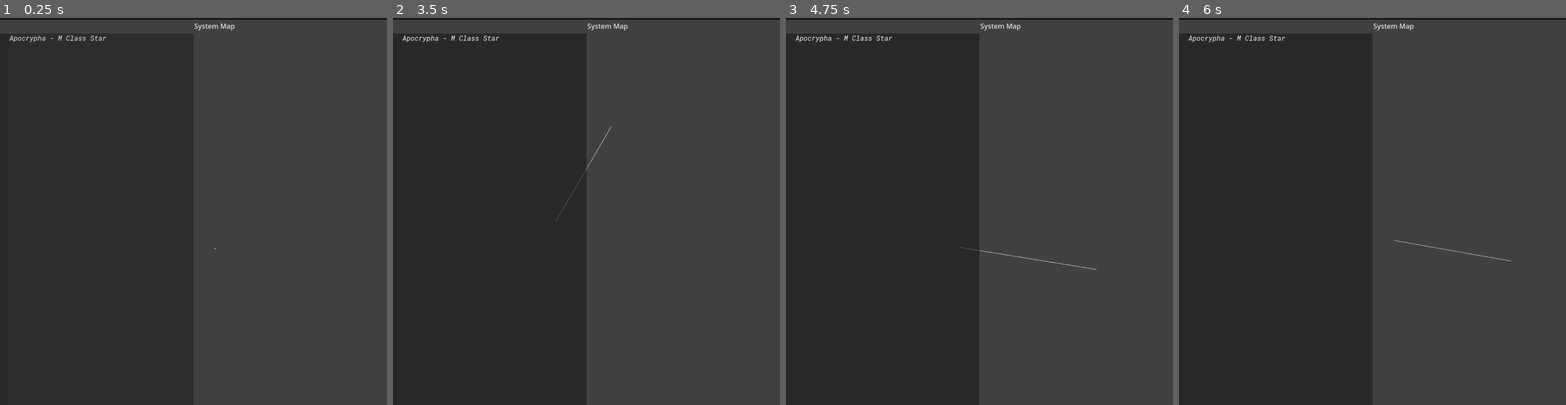
Above: before the commit, frames 1-4 (left to right).
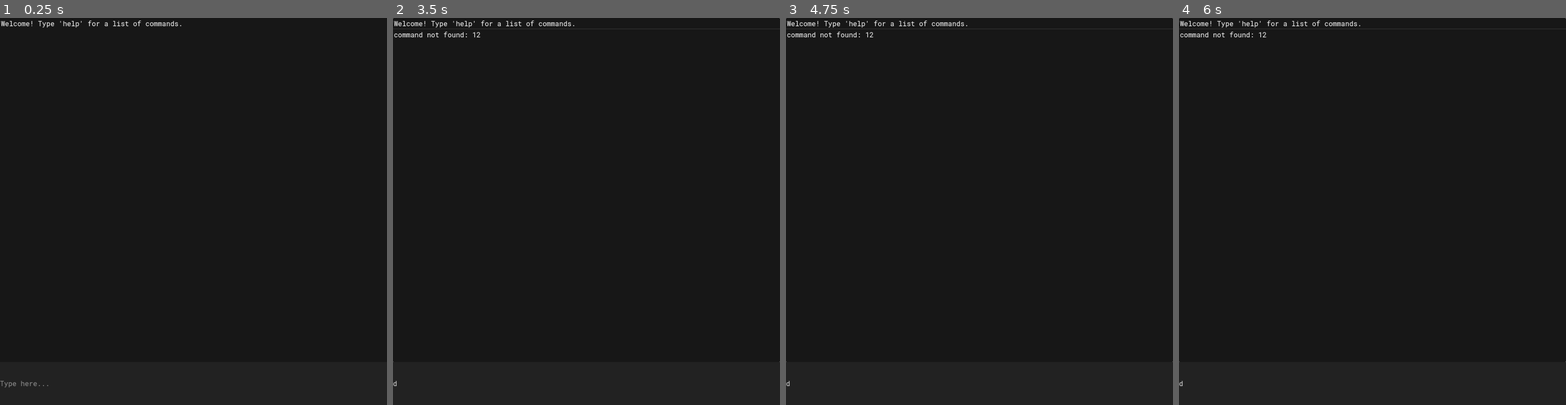
Above: after the commit, the same moments.

Repository: KermitGodFrog/Stellar-Cartography
Game: Godot game, scene res://Scenes/Game Master/gameMaster.tscn
The game is run twice, just before and just after one commit, with the same random seed, the same clock (stepped at 60 frames per second) and the same inputs.
Inputs (mouse positions are in pixels of both pictures, inside the frame that each line leads up to):
- Up to frame 1 (0.25 s): no input
- Up to frame 2 (3.5 s): click (586, 381) at 0.52 s; type "12" at 0.6 s; tap Enter at 1.25 s; move the mouse to (671, 192) at 1.27 s; press the mouse at (671, 192) at 1.28 s; hold D (right) 1.28-2.03 s; right-click (671, 192) at 1.55 s; tap Space at 2 s; move the mouse to (509, 230) at 2.02 s; release the mouse at (509, 230) at 2.03 s; hold S (down) 2.03-2.78 s; right-click (509, 230) at 2.1 s; click (509, 230) at 2.3 s; move the mouse to (625, 126) at 2.77 s; press the mouse at (625, 126) at 2.78 s; hold D (right) from 2.78 s (still down); right-click (625, 126) at 3.05 s
- Up to frame 3 (4.75 s): tap Enter at 3.5 s; move the mouse to (960, 288) at 3.52 s; release D (right) at 3.53 s; release the mouse at (960, 288) at 3.53 s; hold W (up) 3.53-4.28 s; right-click (960, 288) at 3.6 s; click (960, 288) at 3.8 s; move the mouse to (1095, 269) at 4.27 s; hold A (left) from 4.28 s (still down); hold Right mouse button (right_mouse) from 4.28 s (still down); tap Q (zoom_in) at 4.35 s
- Up to frame 4 (6 s): tap Space at 5 s; move the mouse to (1256, 153) at 5.02 s; release Right mouse button (right_mouse) at 5.03 s; tap E (zoom_out) at 5.1 s; click (1256, 153) at 5.3 s; move the mouse to (1391, 211) at 5.77 s; release A (left) at 5.78 s; press the mouse at (1391, 211) at 5.78 s; hold S (down) from 5.78 s (still down)

The runs differ from the first frame. In frame 1, 52% of the frame differs, in the area x 0-100%, y 0-100%; in frame 2, 52%; in frame 3, 52%; in frame 4, 52%.

Commit message:
Working sonar.

Diff:
--- /dev/null
+++ b/Data/Ping Display Helpers/normal.tres
@@ -0,0 +1,19 @@
+[gd_resource type="Resource" script_class="pingDisplayHelperAPI" load_steps=4 format=3 uid="uid://bnwugju4687eg"]
+
+[ext_resource type="Script" path="res://Data/pingDisplayHelperAPI.gd" id="1_l4vua"]
+
+[sub_resource type="Gradient" id="Gradient_aerku"]
+offsets = PackedFloat32Array(0, 0.5, 0.75, 1)
+colors = PackedColorArray(1, 1, 1, 1, 0.529412, 0.529412, 0.529412, 1, 0.470588, 0.470588, 0.470588, 1, 0.282353, 0.282353, 0.282353, 1)
+
+[sub_resource type="Curve" id="Curve_jmr78"]
+max_value = 5.0
+_data = [Vector2(0, 0.05), 0.0, 25.0, 0, 0, Vector2(0.25, 2.5), 0.0, 0.0, 0, 0, Vector2(1, 0.05), 0.0, 0.0, 0, 0]
+point_count = 3
+
+[resource]
+resource_local_to_scene = true
+script = ExtResource("1_l4vua")
+radius_curve = SubResource("Curve_jmr78")
+color_curve = SubResource("Gradient_aerku")
+max_time = 500.0
--- /dev/null
+++ b/Data/anomalyAPI.gd
@@ -0,0 +1,3 @@
+extends bodyAPI
+enum ANOMALY_TYPES {SPACE_WHALE_POD, LAGRANGE_CLOUD}
+var anomaly_type
--- a/Data/global_data.gd
+++ b/Data/global_data.gd
@@ -87,3 +87,6 @@
 		return conversion
 	else:
 		return str(number)
+
+func random_triangle_point(a, b, c):
+	return a + sqrt(randf()) * (-a + b + randf() * (c - b))
--- /dev/null
+++ b/Data/pingDisplayHelperAPI.gd
@@ -0,0 +1,24 @@
+extends Resource
+class_name pingDisplayHelperAPI
+
+var position: Vector2
+var current_radius: float
+@export var radius_curve: Curve
+var current_color: Color
+@export var color_curve: Gradient
+
+@export var max_time: float = 500.0
+var time: float = 0
+
+func resetTime():
+	time = max_time
+
+func updateTime(delta):
+	time = maxi(0, time - delta)
+	pass
+
+func updateDisplay():
+	var normalized_time = remap(time, 0, max_time, 1.0, 0.0)
+	if radius_curve: current_radius = radius_curve.sample(normalized_time)
+	if color_curve: current_color = color_curve.sample(normalized_time)
+	pass
--- a/Data/playerAPI.gd
+++ b/Data/playerAPI.gd
@@ -1,8 +1,9 @@
 extends Resource
 class_name playerAPI
 
-var position: Vector2 = Vector2(0,0)
-var target_position: Vector2 = Vector2(0,0)
+var position: Vector2 = Vector2.ZERO
+var target_position: Vector2 = Vector2.ZERO
+var slowdown: bool = true
 var current_star_system: starSystemAPI
 
 var speed: int = 1
@@ -13,10 +14,17 @@
 var jumps_remaining: int = 0
 
 func updatePosition(delta):
-	if not position.distance_to(target_position) < speed:
-		position += position.direction_to(target_position) * speed * delta
-	else:
-		position += position.direction_to(target_position) * position.distance_to(target_position) * delta
+	match slowdown:
+		true:
+			if not position.distance_to(target_position) < speed:
+				position += position.direction_to(target_position) * speed * delta
+			else:
+				position += position.direction_to(target_position) * position.distance_to(target_position) * delta
+		false:
+			if not position.distance_to(target_position) < (speed * delta):
+				position += position.direction_to(target_position) * speed * delta
+			else:
+				position = target_position
 	pass
 
 func setTargetPosition(pos: Vector2):
--- a/Data/starSystemAPI.gd
+++ b/Data/starSystemAPI.gd
@@ -10,7 +10,7 @@
 var bodies: Array[bodyAPI]
 var identifier_count: int = 1
 
-var time: int = 5000
+var time: int = 1000
 var post_gen_location_candidates: Array = []
 # ^^^ can be used for multiple passes of additional things, each pass removes used indexes from the array
 
@@ -124,6 +124,7 @@
 }
 
 func createRandomWeightedPrimaryHookStar():
+	randomize()
 	var star_type = global_data.weighted_pick(star_types, "weight")
 	var data = star_data.get(star_type)
 
@@ -138,6 +139,7 @@
 	return new_body
 
 func generateRandomWeightedBodies(hook_identifier: int):
+	randomize()
 	var hook = get_body_from_identifier(hook_identifier)
 	var remaining: Array = []
 
@@ -159,7 +161,9 @@
 				var belt_width = global_data.get_randf(hook.radius * 71, hook.radius * 645) #in solar radii. for reference, asteroid belt in the sol system is 215 solar radii
 				if new_distance > belt_width:
 					var belt_classification = global_data.weighted_pick(asteroid_belt_classifications, "weight")
-					addStationaryBody(identifier_count, str( …(323 unchanged characters)…
+					var new_belt = addStationaryBody(identifier_count, str( …(323 unchanged characters)…
+					if hook.is_star():
+						get_body_from_identifier(new_belt).is_known = true
 					continue
 
 			#PICKING PLANET CLASSIFICATION + DECIDING WHETHER TO SPAWN MOONS
@@ -239,6 +243,7 @@
 	pass
 
 func generateRandomWormholes(): #uses variables post_gen_location_candidates, destination_systems
+	randomize()
 	var spawn_systems = destination_systems.duplicate()
 	if previous_system:
 		spawn_systems.push_front(previous_system)
--- a/Scenes/Game/game.gd
+++ b/Scenes/Game/game.gd
@@ -42,7 +42,7 @@
 		#_on_switch_star_system(new)
 
 	createWorld()
-	world.createPlayer(1)
+	world.createPlayer(3)
 
 	#new game stuff
 	var new = _on_create_new_star_system(false)
@@ -88,8 +88,9 @@
 	system_3d.set("player_position", world.player.position)
 	pass
 
-func _on_update_player_target_position(pos: Vector2):
+func _on_update_player_target_position(pos: Vector2, slowdown: bool = true):
 	world.player.target_position = pos
+	world.player.slowdown = slowdown
 	print("SYSTEM MAP: UPDATING PLAYER TARGET POSITION: ", pos)
 	pass
 
@@ -133,15 +134,23 @@
 		if body:
 			body.is_known = true
 			if body.metadata.has("value"): world.player.current_value += body.metadata.get("value")
+			var sub_bodies = system.get_bodies_with_hook_identifier(id)
+			if sub_bodies:
+				for sub_body in sub_bodies:
+					if sub_body.is_asteroid_belt():
+						sub_body.is_known = true
 	pass
 
 func _on_add_console_item(text: String, bg_color: Color = Color.WHITE):
 	console_control.add_console_item(text, bg_color)
 	pass
 
-func _on_sonar_ping(dir: Vector2, length: int):
+func _on_sonar_ping(ping_width: int, ping_length: int, ping_direction: Vector2):
 	print("SONAR INTERFACE (DEBUG): PINGING")
+	system_map._on_sonar_ping(ping_width, ping_length, ping_direction)
 	pass
+
+
 
 func _on_system_map_popup():
 	$system_window.popup()
--- a/Scenes/Sonar Interface/sonar_interface.gd
+++ b/Scenes/Sonar Interface/sonar_interface.gd
@@ -1,27 +1,40 @@
 extends Control
 
-signal sonarPing(dir: Vector2, length: int)
+signal sonarPing(ping_width: int, ping_length: int)
 
+var ping_width: int
+var ping_length: int
 var ping_direction: Vector2 = Vector2.ZERO
-var ping_length: int
 
+var mouse_over_ping_button: bool = false
 var mouse_over_ui: bool = false
 
-@onready var ping_length_slider = $flow_container/ping_length_slider
+@onready var ping_width_slider = $flow_container/ping_width_slider
 
 func _physics_process(delta):
-	ping_length = ping_length_slider.value
+	if mouse_over_ping_button: mouse_over_ui = true
+	else: mouse_over_ui = false
 
+	ping_width = ping_width_slider.value
 
-
-	if Input.is_action_pressed("left_mouse") and not mouse_over_ui:
+	if Input.is_action_pressed("left_mouse") and owner.has_focus() and not mouse_over_ui:
 		ping_direction = get_screen_centre().direction_to(get_global_mouse_position())
 	queue_redraw()
 	pass
 
 func _draw():
-	var line = get_screen_centre() + ping_direction * 150.0
-	draw_arc(get_screen_centre(), 100, get_screen_centre().angle_to_point(line) + deg_to_rad(ping_length), get_screen_centre().angle_to_point(line) - deg_to_rad(ping_length), 100, Color.RED, 10)
+	ping_length = remap(ping_width, 5, 90, 300, 100)
+	var line = get_screen_centre() + ping_direction * ping_length
+
+	#draw_arc(get_screen_centre(), radii, get_screen_centre().angle_to_point(line) + deg_to_rad(ping_length), get_screen_centre().angle_to_point(line) - deg_to_rad(ping_length), 100, Color.WHITE, 2)
+	#draw_arc(get_screen_centre(), radii + 10, get_screen_centre().angle_to_point(line) + deg_to_rad(ping_length), get_screen_centre().angle_to_point(line) - deg_to_rad(ping_length), 100, Color.WHITE, 4)
+	#draw_arc(get_screen_centre(), radii + 20, get_screen_centre().angle_to_point(line) + deg_to_rad(ping_length), get_screen_centre().angle_to_point(line) - deg_to_rad(ping_length), 100, Color.WHITE, 8)
+
+	var a = get_screen_centre()
+	var b = line + Vector2(0,ping_width).rotated(get_screen_centre().angle_to_point(line))
+	var c = line + Vector2(0,-ping_width).rotated(get_screen_centre().angle_to_point(line))
+	var points: PackedVector2Array = [a,b,c]
+	draw_colored_polygon(points, Color.RED)
 	pass
 
 func get_screen_centre():
@@ -32,7 +45,7 @@
 	pass
 
 func _on_ping_button_pressed():
-	emit_signal("sonarPing", ping_direction, ping_length)
+	emit_signal("sonarPing", ping_width, ping_length, ping_direction)
 	pass
 
 
@@ -58,13 +71,10 @@
 
 
 
-
-
-func _on_flow_container_mouse_entered():
-	mouse_over_ui = true
+func _on_ping_button_mouse_entered():
+	mouse_over_ping_button = true
 	pass
 
-
-func _on_flow_container_mouse_exited():
-	mouse_over_ui = false
+func _on_ping_button_mouse_exited():
+	mouse_over_ping_button = false
 	pass
--- a/Scenes/Sonar Interface/sonar_interface.tscn
+++ b/Scenes/Sonar Interface/sonar_interface.tscn
@@ -7,6 +7,14 @@
 position = Vector2i(0, 36)
 size = Vector2i(1000, 1000)
 visible = false
+
+[node name="background" type="TextureRect" parent="."]
+texture_filter = 1
+anchors_preset = 15
+anchor_right = 1.0
+anchor_bottom = 1.0
+grow_horizontal = 2
+grow_vertical = 2
 
 [node name="sonar_control" type="Control" parent="."]
 layout_mode = 3
@@ -26,10 +34,10 @@
 layout_mode = 1
 anchors_preset = 9
 anchor_bottom = 1.0
-offset_right = 123.0
+offset_right = 64.0
 grow_vertical = 2
 
-[node name="ping_length_slider" type="HSlider" parent="sonar_control/flow_container"]
+[node name="ping_width_slider" type="HSlider" parent="sonar_control/flow_container"]
 layout_mode = 2
 min_value = 5.0
 max_value = 90.0
@@ -40,6 +48,6 @@
 text = "PING!"
 
 [connection signal="close_requested" from="." to="sonar_control" method="_on_sonar_window_close_requested"]
-[connection signal="mouse_entered" from="sonar_control/flow_container" to="sonar_control" method="_on_flow_container_mouse_entered"]
-[connection signal="mouse_exited" from="sonar_control/flow_container" to="sonar_control" method="_on_flow_container_mouse_exited"]
+[connection signal="mouse_entered" from="sonar_control/flow_container/ping_button" to="sonar_control" method="_on_ping_button_mouse_entered"]
+[connection signal="mouse_exited" from="sonar_control/flow_container/ping_button" to="sonar_control" method="_on_ping_button_mouse_exited"]
 [connection signal="pressed" from="sonar_control/flow_container/ping_button" to="sonar_control" method="_on_ping_button_pressed"]
--- a/Scenes/System 3D/system_3d.gd
+++ b/Scenes/System 3D/system_3d.gd
@@ -75,15 +75,13 @@
 						if not associated_body.metadata.has("value"): emit_signal("addConsoleItem", str("DISCOVERED BODY: ", associated_body.display_name), Color.DARK_GREEN)
 						elif associated_body.metadata.has("value"): emit_signal("addConsoleItem", str("DISCOVERED BODY: ", associated_body.display_name, " (est. value ", round(associated_body.metadata.get("value")), "c)"), Color.DARK_GREEN)
 
+	#this is broked because when you unlock a body by moving the camera target pos, the locked_body_identifier variable on this script remains the same - thereofore, it always displays that you are locked to a body
 	#setting locked_body_label text
 	#var body = system.get_body_from_identifier(locked_body_identifier)
 	#if body:
-		#if body.is_planet():
-			#locked_body_label.set_text(str("LOCKED: ", body.display_name, " (", body.metadata.get("planet_type"), " Planet) \n"))
-		#else:
-			#locked_body_label.set_text(str("LOCKED: ", "None"))
+		#locked_body_label.set_text(str("LOCKED: ", body.display_name.capitalize()))
 	#else:
-		#locked_body_label.set_text(str("LOCKED: ", "None"))
+		#locked_body_label.set_text("")
 	pass
 
 func spawnBodies():
--- a/Scenes/System 3D/system_3d.tscn
+++ b/Scenes/System 3D/system_3d.tscn
@@ -1,13 +1,23 @@
-[gd_scene load_steps=9 format=3 uid="uid://co52u63cyk220"]
+[gd_scene load_steps=11 format=3 uid="uid://co52u63cyk220"]
 
 [ext_resource type="Script" path="res://Scenes/System 3D/system_3d.gd" id="1_a351o"]
 [ext_resource type="Shader" path="res://Scenes/pixelate_shader.gdshader" id="2_ra6gs"]
 [ext_resource type="Shader" uid="uid://bqci5ex5ef2a6" path="res://Scenes/System 3D/sky_shader.tres" id="3_buwkt"]
+[ext_resource type="FontFile" uid="uid://xrcqj2080elm" path="res://Graphics/Fonts/RobotoMono Medium.ttf" id="3_wi6mv"]
 [ext_resource type="Texture2D" uid="uid://byp6pykkhwnpf" path="res://Graphics/Misc/star_backdrop.jpeg" id="4_rgh3c"]
 
 [sub_resource type="ShaderMaterial" id="ShaderMaterial_e7fqt"]
 shader = ExtResource("2_ra6gs")
 shader_parameter/pixel_size = 16.0
+
+[sub_resource type="StyleBoxFlat" id="StyleBoxFlat_ajtlq"]
+bg_color = Color(0.6, 0.6, 0.6, 0)
+skew = Vector2(1, 0)
+border_width_left = 20
+border_color = Color(0.258824, 0.258824, 0.258824, 1)
+expand_margin_left = 15.0
+shadow_color = Color(0.207843, 0.207843, 0.207843, 0.6)
+shadow_size = 5
 
 [sub_resource type="ShaderMaterial" id="ShaderMaterial_ch2h2"]
 shader = ExtResource("3_buwkt")
@@ -61,6 +71,9 @@
 layout_mode = 1
 offset_right = 40.0
 offset_bottom = 23.0
+theme_override_fonts/font = ExtResource("3_wi6mv")
+theme_override_font_sizes/font_size = 20
+theme_override_styles/normal = SubResource("StyleBoxFlat_ajtlq")
 
 [node name="world_environment" type="WorldEnvironment" parent="system_3d"]
 environment = SubResource("Environment_wo5s4")
--- a/Scenes/System Map/system_map.gd
+++ b/Scenes/System Map/system_map.gd
@@ -9,7 +9,7 @@
 var system: starSystemAPI
 var player_position_matrix: Array = [Vector2(0,0), Vector2(0,0)]
 
-#this fucking atrocity is the result of godots terrible system for detecting if the mouse is above a UI element
+#this atrocity is the result of godots terrible system for detecting if the mouse is above a UI element
 var mouse_over_system_list: bool = false
 var mouse_over_actions_panel: bool = false
 var mouse_over_go_to_button: bool = false
@@ -27,7 +27,15 @@
 enum ACTION_TYPES {NONE, GO_TO, ORBIT}
 var current_action_type
 
+var rotation_hint: float #used for orbiting mechanics
+
+#to dispaly data from sonar interface
+var SONAR_PINGS: Array[pingDisplayHelperAPI]
+var SONAR_POLYGON: PackedVector2Array
+var SONAR_POLYGON_DISPLAY_TIME: float = 0
+
 func _physics_process(delta):
+	rotation_hint += delta
 	#If body clicked on in system list, follow the body with the camera (follow body).
 	#If body clicked on in system list, actions can itneract with the body (locked body).
 	#If actions pressed, perform on locked body (action body).
@@ -42,7 +50,7 @@
 	else: mouse_over_ui = false
 
 	#moving to the mouse position or moving to action_body in various ways
-	if Input.is_action_pressed("right_mouse") and not mouse_over_ui:
+	if Input.is_action_pressed("right_mouse") and owner.has_focus() and not mouse_over_ui:
 		locked_body = null
 		action_body = null
 		emit_signal("updatePlayerTargetPosition", get_global_mouse_position())
@@ -51,14 +59,15 @@
 			ACTION_TYPES.NONE:
 				pass
 			ACTION_TYPES.GO_TO:
-				#LOCK TO BODIES CENTER WHEN CLOSE ENOUGH!
-				emit_signal("updatePlayerTargetPosition", action_body.position)
+				emit_signal("updatePlayerTargetPosition", action_body.position, false)
 			ACTION_TYPES.ORBIT:
-				#NEED TO IMPLEMENT THIS!!!!!!!!!!!
-				emit_signal("updatePlayerTargetPosition", action_body.position)
+				var dir = Vector2.UP.rotated(rotation_hint)
+				var pos = action_body.position
+				pos = pos + (dir * (3 * action_body.radius))
+				emit_signal("updatePlayerTargetPosition", pos, false)
 
 	#changing target position
-	if Input.is_action_pressed("left_mouse") and not mouse_over_ui:
+	if Input.is_action_pressed("left_mouse") and owner.has_focus() and not mouse_over_ui:
 		camera_target_position = get_global_mouse_position()
 		emit_signal("updateTargetPosition", get_global_mouse_position())
 
@@ -90,17 +99,35 @@
 				system_list.set_item_custom_bg_color(new_item_idx, Color.WEB_GRAY)
 			else:
 				system_list.set_item_custom_bg_color(new_item_idx, Color.DARK_SLATE_GRAY)
+
+	#updating sonar ping visualization time values & sonar polygon display time
+	SONAR_POLYGON_DISPLAY_TIME = maxi(0, SONAR_POLYGON_DISPLAY_TIME - delta)
+	if SONAR_PINGS:
+		for ping in SONAR_PINGS:
+			ping.updateTime(delta)
+			if ping.time == 0:
+				SONAR_PINGS.erase(ping)
+
 	queue_redraw()
 	pass
 
 func _draw():
+	draw_sonar()
 	draw_map()
+	pass
+
+func draw_sonar():
+	if SONAR_POLYGON_DISPLAY_TIME != 0 and SONAR_POLYGON:
+		draw_colored_polygon(SONAR_POLYGON, Color.DARK_GRAY)
+	for ping in SONAR_PINGS:
+		ping.updateDisplay()
+		draw_circle(ping.position, ping.current_radius, ping.current_color)
 	pass
 
 func draw_map():
 	var asteroid_belts = system.get_bodies_with_metadata_key("asteroid_belt_classification") #not EXACTLY proper but yknow
 	if asteroid_belts: for belt in asteroid_belts:
-		draw_arc(belt.position, belt.radius, -10, TAU, 50, belt.metadata.get("color"), belt.metadata.get("width"), false)
+		if belt.is_known: draw_arc(belt.position, belt.radius, -10, TAU, 50, belt.metadata.get("color"), belt.metadata.get("width"), false)
 	for body in system.bodies:
 		if not body.is_asteroid_belt() and body.is_known:
 			draw_circle(body.position, body.radius, body.metadata.get("color"))
@@ -132,12 +159,37 @@
 	pass
 
 func _on_orbit_button_pressed():
+	#not sure who will have jurisdiction
 	current_action_type = ACTION_TYPES.ORBIT
-	pass
-
-
-
-
+	if locked_body:
+		action_body = locked_body
+	pass
+
+func _on_sonar_ping(ping_width: int, ping_length: int, ping_direction: Vector2):
+	ping_length = remap(ping_width, 5, 90, 300, 100)
+	var line = player_position_matrix[0] + ping_direction * ping_length
+
+	var a = player_position_matrix[0]
+	var b = line + Vector2(0,ping_width).rotated(player_position_matrix[0].angle_to_point(line))
+	var c = line + Vector2(0,-ping_width).rotated(player_position_matrix[0].angle_to_point(line))
+	var points: PackedVector2Array = [a,b,c]
+
+	SONAR_POLYGON = points
+	SONAR_POLYGON_DISPLAY_TIME = 50
+
+	for body in system.bodies:
+		if Geometry2D.is_point_in_polygon(body.position, points):
+			var ping = load("res://Data/Ping Display Helpers/normal.tres").duplicate(true)
+			ping.position = body.position
+			ping.resetTime()
+			SONAR_PINGS.append(ping)
+
+	for random_ping in global_data.get_randi(0, remap(ping_width, 5, 90, 1, 10)):
+		var ping = load("res://Data/Ping Display Helpers/normal.tres").duplicate(true)
+		ping.position = global_data.random_triangle_point(a,b,c)
+		ping.resetTime()
+		SONAR_PINGS.append(ping)
+	pass
 
 
 
--- a/Scenes/System Map/system_map.tscn
+++ b/Scenes/System Map/system_map.tscn
@@ -14,6 +14,7 @@
 title = "System Map"
 position = Vector2i(0, 36)
 size = Vector2i(1000, 1000)
+visible = false
 min_size = Vector2i(1000, 1000)
 
 [node name="system" type="Node2D" parent="."]
--- a/Scenes/wormhole_shader.gdshader
+++ b/Scenes/wormhole_shader.gdshader
@@ -1,6 +1,7 @@
 // https://godotshaders.com/shader/wormhole/
 shader_type spatial;
-render_mode depth_prepass_alpha, cull_front, specular_schlick_ggx, depth_test_disabled, ensure_correct_normals, shadows_disabled, ambient_light_disabled;
+render_mode depth_prepass_alpha, cull_front, specular_schlick_ggx, ensure_correct_normals, shadows_disabled, ambient_light_disabled;
+//removed depth_test_disabled so it doesnt render through other objects
 
 uniform sampler2D SCREEN_TEXTURE : hint_screen_texture, filter_linear_mipmap;
 
Binary file changed: Graphics/icon_bg_2.png
Binary file added: Graphics/sonar_64x.png
Not shown, added: Graphics/sonar_64x.png.import
Binary file added: Graphics/sonar_button1.png
Not shown, added: Graphics/sonar_button1.png.import
Binary file added: Graphics/sonar_button2.png
Not shown, added: Graphics/sonar_button2.png.import
